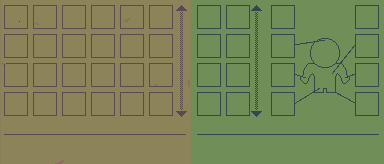
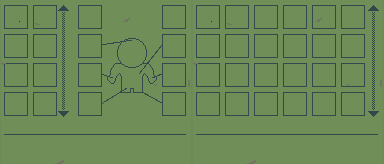
Layer changes from the first 384 x 164 image to the second:
hid "Layer 2" over <box>0,0,192,164</box>
removed layer "dirt" over <box>1,18,190,164</box>
removed group "screen" (1st of 2) (172 layers) over <box>0,0,384,164</box>
removed group "consumables" (36 layers) from group "screen" over <box>4,5,187,164</box>
removed group "inventory copy 3" (8 layers) from group "consumables" over <box>120,5,173,116</box>
removed group "inventory copy 2" (8 layers) from group "consumables" over <box>62,5,115,116</box>
removed group "inventory copy" (8 layers) from group "consumables" over <box>4,5,57,116</box>
removed group "scrollbar copy" (4 layers) from group "consumables" over <box>176,5,187,164</box>
removed group "inventory-title copy" (3 layers) from group "consumables" over <box>4,124,186,159</box>
removed group "equipment" (47 layers) from group "screen" over <box>197,5,379,164</box>
removed group "equipped" (17 layers) from group "equipment" over <box>271,5,379,116</box>
removed layer "dummy" from group "equipped" over <box>300,38,350,93</box>
removed group "left" (1st of 2, in "screen" › "equipment" › "equipped") (7 layers) from group "equipped" over <box>271,5,325,116</box>
removed group "right" (1st of 2, in "screen" › "equipment" › "equipped") (7 layers) from group "equipped" over <box>332,5,379,116</box>
removed layer "torso-line" from group "right" over <box>332,45,355,74</box>
removed group "inventory" (1st of 18, in "screen" › "equipment") (8 layers) from group "equipment" over <box>197,5,250,116</box>
removed group "scrollbar" (4 layers) from group "equipment" over <box>251,5,262,164</box>
removed layer "screen" (2nd of 2, in "screen") from group "screen" over <box>0,0,384,164</box>
removed layer "case-main" over <box>0,0,192,164</box>
added layer "menu-consumables" above "menu-equip" over <box>192,0,384,164</box>
added layer "menu-equip" over <box>0,0,192,164</box>
…and 53 more changes (53 removed)
